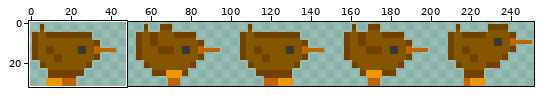
Sprite sheet -- images/kiwi/walkingRight.png. Above: a wide view before the commit, with the close-up outlined.
Close-up. Old version:
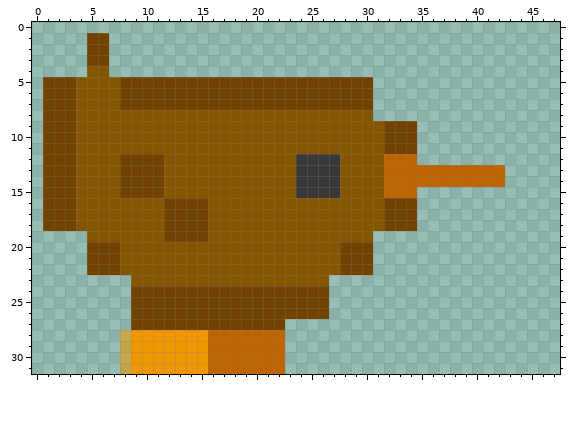
The file is 252x32 pixels. Pixels under 10% opacity are left out. Shown: x 0..47, y 0..31.
The same view after the edit:
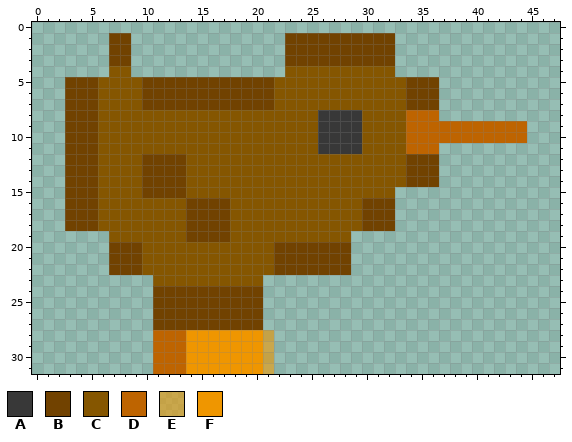
Palette (. is transparent): A #383838  B #714200  C #855600  D #be6400  E #ef960093  F #ef9600
Log entry: Added walking animation and lights
Changes in this commit:
Colour C gives way to colour A in rows 8 to 11 at x 26 to 29.
The edit adds colour B in rows 1 to 3 at x 7 to 8 and 23 to 32; in rows 5 to 7 at x 34 to 36; in row 12 at x 35 to 36.
Colour C gives way to colour B in rows 5 to 11 at x 4 to 5; in rows 12 to 15 at x 4 to 5 and 12 to 13; in rows 16 to 18 at x 4 to 5, 16 to 17 and 30 to 31; in row 19 at x 16 to 17; in rows 20 to 22 at x 8 to 9 and 22 to 27.
Colour D gives way to colour B in row 12 at x 34; in rows 13 to 14 at x 34 to 36.
The edit adds colour C in row 4 at x 7 to 8 and 23 to 32; in rows 5 to 8 at x 31 to 33.
Colour A gives way to colour C in rows 12 to 15 at x 24 to 27.
Colour B gives way to colour C in rows 5 to 7 at x 8 to 9 and 22 to 30; in rows 9 to 11 at x 32 to 33; in rows 12 to 15 at x 8 to 9; in rows 16 to 19 at x 12 to 13.
Colour D gives way to colour C in rows 12 to 14 at x 32 to 33; in row 15 at x 32.
The edit adds colour D in row 8 at x 34 to 36; in rows 9 to 10 at x 35 to 44; in row 11 at x 35 to 36.
Colour B gives way to colour D in rows 9 to 11 at x 34.
Colour F gives way to colour D in rows 28 to 31 at x 11 to 13.
Colour D gives way to colour E in rows 28 to 31 at x 21.
Colour D gives way to colour F in rows 28 to 31 at x 16 to 20.
The edit erases colour B in rows 1 to 3 at x 5 to 6; in rows 5 to 15 at x 1 to 2; in rows 16 to 18 at x 1 to 2 and 33 to 34; in rows 20 to 22 at x 5 to 6 and 29 to 30; in rows 24 to 26 at x 9 to 10 and 21 to 26; in row 27 at x 9 to 10 and 21 to 22.
The edit erases colour C in row 4 at x 5 to 6; in row 19 at x 5 to 6 and 29 to 30; in row 23 at x 9 to 10 and 21 to 26.
The edit erases colour D in rows 13 to 14 at x 37 to 42; in row 15 at x 33 to 34; in rows 28 to 31 at x 22.
The edit erases colour E in rows 28 to 31 at x 8.
The edit erases colour F in rows 28 to 31 at x 9 to 10.
Changed places in both close-ups, as pixel boxes (x1, y1, x2, y2):
changed: (43, 33, 527, 374)
